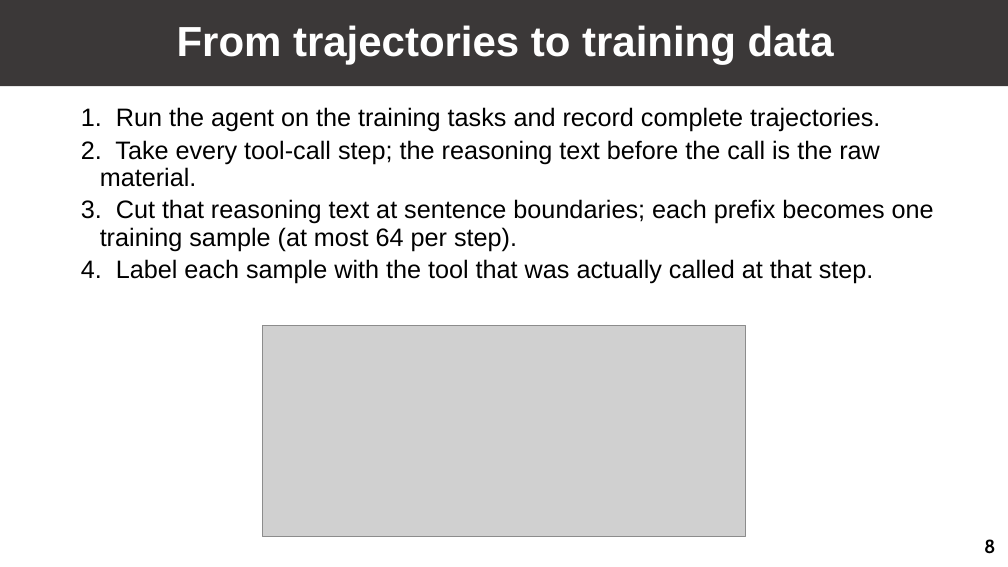
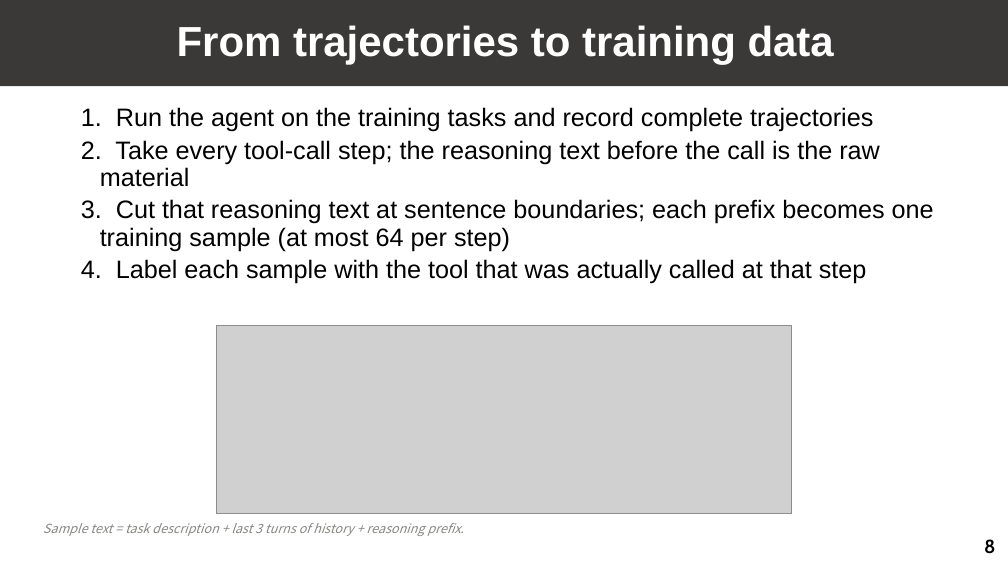
Before and after one commit to GuoYibo233/probe-agent, a slide deck: slide 9 of talks/20260809/slides.pptx. Drawn at 1008x567 pixels with LibreOffice and Linux fonts; fonts in the diff are those of the drawing; grey boxes stand for pictures. Boxes give left, top, right and bottom in pixels: in the first picture for what was removed or moved away, otherwise in the second. Text is boxed around its words. In the diff, an @@ line names an element or a change of style, - is before the commit and + after.

```diff
--- a/talks/20260809/slides.pptx
+++ b/talks/20260809/slides.pptx
@@ text at box(81, 107, 934, 284): text changed @@
-  1. Run the agent on the training tasks and record complete trajectories.
-  2. Take every tool-call step; the reasoning text before the call is the raw material.
-  3. Cut that reasoning text at sentence boundaries; each prefix becomes one training sample (at most 64 per step).
-  4. Label each sample with the tool that was actually called at that step.
+  1. Run the agent on the training tasks and record complete trajectories
+  2. Take every tool-call step; the reasoning text before the call is the raw material
+  3. Cut that reasoning text at sentence boundaries; each prefix becomes one training sample (at most 64 per step)
+  4. Label each sample with the tool that was actually called at that step
@@ picture: place and size @@
-picture at box(262, 325, 746, 537)
+picture at box(217, 325, 792, 513)
@@ text added at box(43, 523, 464, 536), 12 pt, text #898781, italic @@
+Sample text = task description + last 3 turns of history + reasoning prefix.
```
Also in this commit, not shown: 12 other slides changed, 16 other files.
